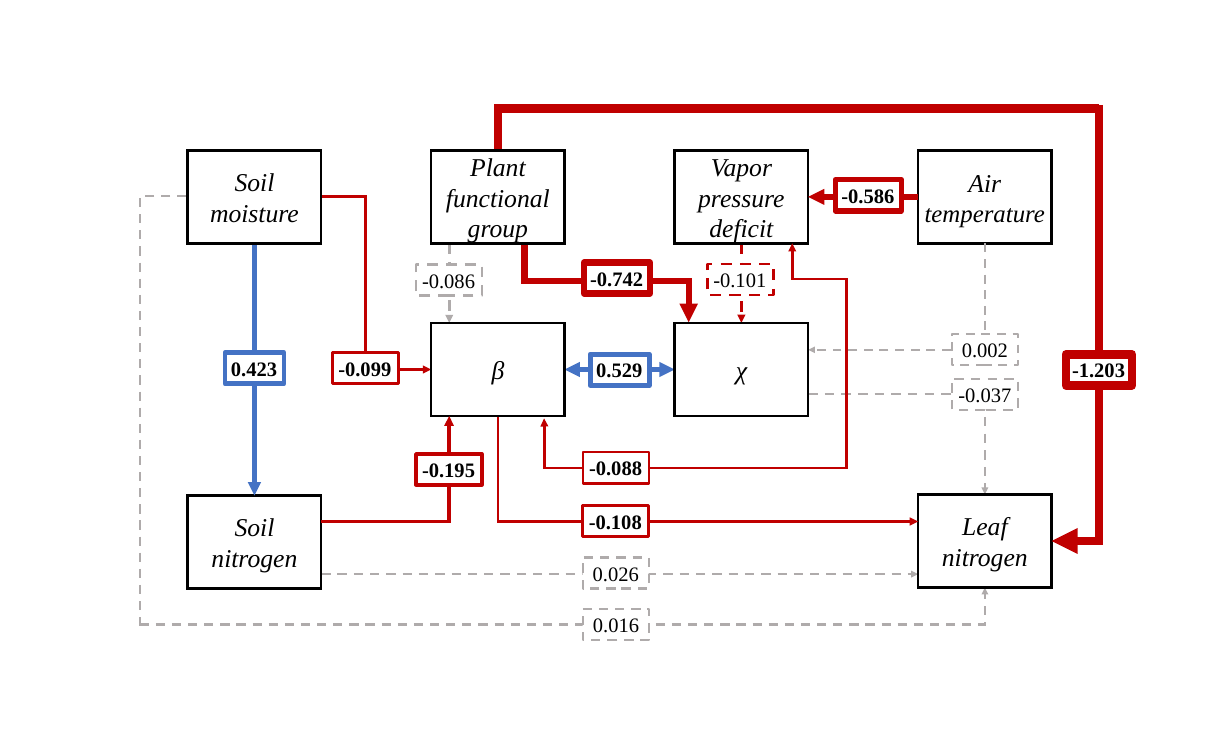
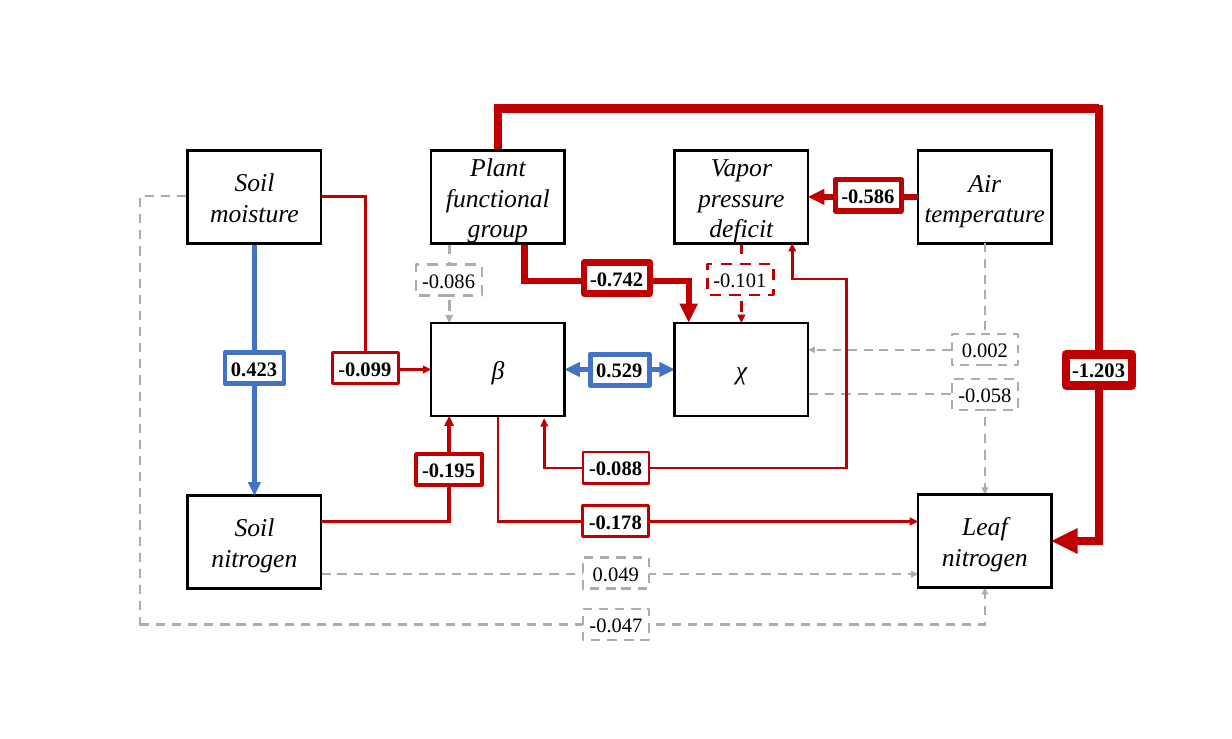
Before and after one commit to eaperkowski/TX_ecolab_leafNitrogen, a slide deck: slide 1 of working_drafts/figs/TXeco_SEM_ppt_fig.pptx. Drawn at 1232x739 pixels with LibreOffice and Linux fonts; fonts in the diff are those of the drawing. Boxes give left, top, right and bottom in pixels: in the first picture for what was removed or moved away, otherwise in the second. Text is boxed around its words. In the diff, an @@ line names an element or a change of style, - is before the commit and + after.

```diff
--- a/working_drafts/figs/TXeco_SEM_ppt_fig.pptx
+++ b/working_drafts/figs/TXeco_SEM_ppt_fig.pptx
@@ text in rectangle at bbox=[958, 388, 1011, 403]: text changed @@
--0.037
+-0.058
@@ text in rectangle at bbox=[589, 515, 642, 530]: text changed @@
--0.108
+-0.178
@@ text in rectangle at bbox=[593, 567, 639, 582]: text changed @@
-0.026
+0.049
@@ text in rectangle at bbox=[589, 618, 642, 633]: text changed @@
-0.016
+-0.047
```
Also in this commit, not shown: 2 slides added, 1 other file.
